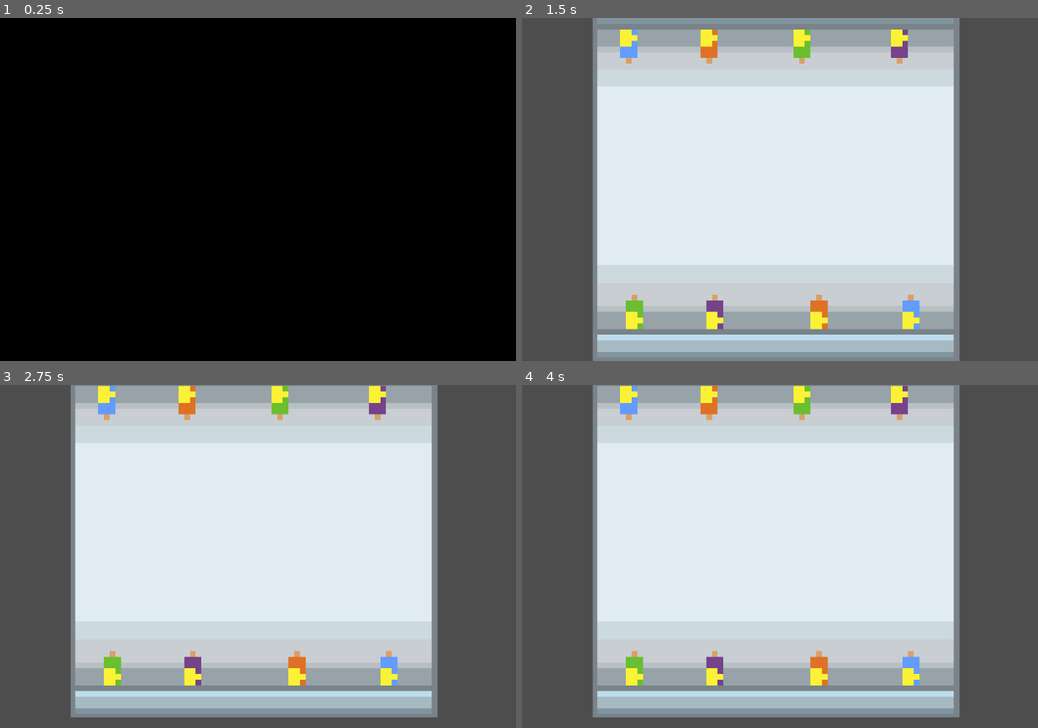
Above: before the commit, frames 1-4 (two rows, left to right).
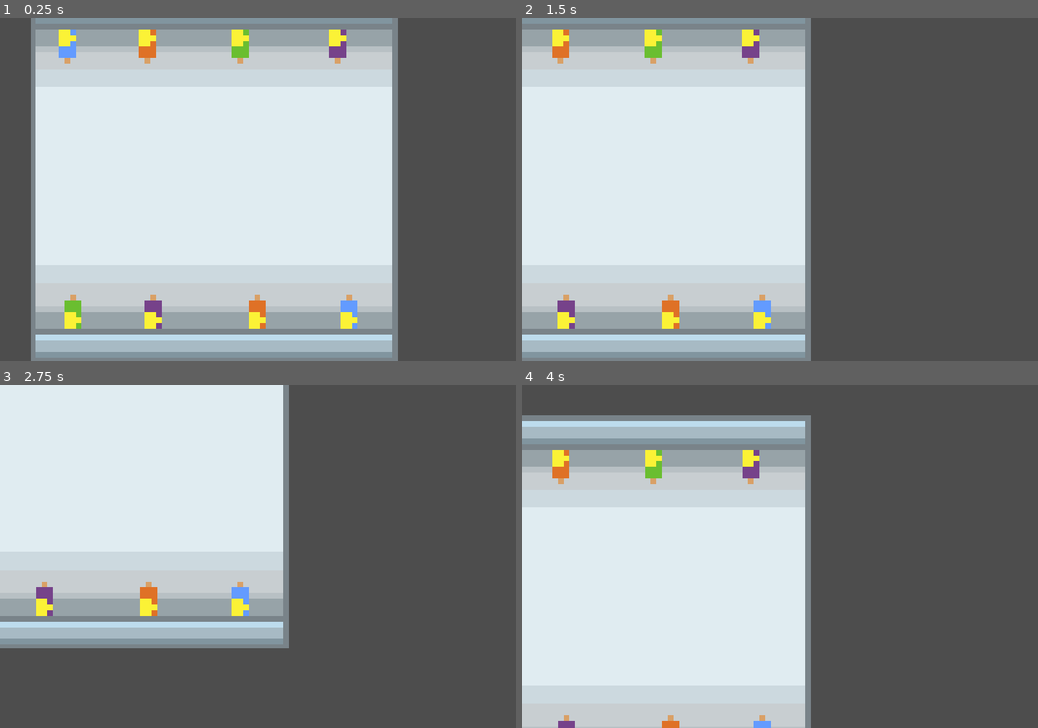
Above: after the commit, the same moments.

Repository: Pi-pol/Tachyon-race
Game: Godot game, scene res://Scenes/1stlevel.tscn
Two runs of this game, one before a commit and one after it. Both use one fixed random seed, a clock stepped at 60 frames per second and the inputs below. Before the commit the project starts from res://Scenes/title.tscn.
Inputs (mouse positions are in pixels of both pictures, inside the frame that each line leads up to):
- Up to frame 1 (0.25 s): no input
- Up to frame 2 (1.5 s): tap Enter at 0.5 s; move the mouse to (893, 172) at 0.52 s; hold Right (ui_right) 0.53-1.25 s; tap K at 0.6 s; click (893, 172) at 0.67 s; click (780, 162) at 1.27 s
- Up to frame 3 (2.75 s): tap Space at 2 s; move the mouse to (154, 573) at 2.02 s; hold Down (ui_down) from 2.03 s (still down); tap K at 2.1 s
- Up to frame 4 (4 s): tap Enter at 2.75 s; move the mouse to (831, 481) at 2.77 s; release Down (ui_down) at 2.78 s; hold Right (ui_right) 2.78-3.53 s; tap K at 2.85, 3.6 s; tap Space at 3.5 s; move the mouse to (754, 625) at 3.52 s; hold Up (ui_up) from 3.53 s (still down); click (754, 625) at 3.67 s

The runs differ from the first frame. In frame 1, 100% of the frame differs, in the area x 0-100%, y 0-100%; in frame 2, 47%; in frame 3, 62%; in frame 4, 64%.

Commit message:
time to kill

Diff:
--- a/Scenes/1stlevel.tscn
+++ b/Scenes/1stlevel.tscn
@@ -3,11 +3,10 @@
 [ext_resource type="Script" path="res://Scenes/1stlevel.gd" id="1_px6b5"]
 [ext_resource type="PackedScene" uid="uid://dtk3e2suufm0m" path="res://Scenes/player.tscn" id="1_y7u1b"]
 [ext_resource type="Texture2D" uid="uid://dpb31771lqv1" path="res://sth.png" id="2_40tig"]
-[ext_resource type="PackedScene" path="res://Scenes/action_emmiter.tscn" id="2_pu3r0"]
+[ext_resource type="PackedScene" uid="uid://bsc27jlyp74gh" path="res://Scenes/action_emmiter.tscn" id="2_pu3r0"]
 [ext_resource type="Texture2D" uid="uid://begckgk320i22" path="res://character.png" id="2_xif6h"]
 [ext_resource type="Script" path="res://Scripts/PushBox.gd" id="3_fsm57"]
 [ext_resource type="AudioStream" uid="uid://c4v3345i5mcrw" path="res://Assets/SFX/button.wav" id="5_pl653"]
-[ext_resource type="PackedScene" path="res://Scenes/button_game.tscn" id="6_4hc3a"]
 [ext_resource type="PackedScene" uid="uid://byvm3u2388a0w" path="res://Scenes/button_game.tscn" id="6_4hc3a"]
 [ext_resource type="PackedScene" uid="uid://deoer7bynwll4" path="res://Scenes/base_tilemap.tscn" id="7_fkt6h"]
 [ext_resource type="PackedScene" uid="uid://bea2qh6ew34b6" path="res://Scenes/doors_tilemap.tscn" id="8_k6orn"]
@@ -199,7 +198,7 @@
 attenuation = 0.0
 
 [node name="Wires" parent="." instance=ExtResource("19_tsrxe")]
-position = Vector2(117, 96)
+position = Vector2(96, 96)
 scale = Vector2(0.6, 0.6)
 
 [connection signal="door_button_pressed" from="ButtonGame" to="TileMap/Furniture" method="_on_button_game_door_button_pressed"]
--- a/Scripts/Player.gd
+++ b/Scripts/Player.gd
@@ -11,9 +11,11 @@
 @onready var animationTree =$AnimationTree
 @onready var anim_state =animationTree.get("parameters/playback")
 func _physics_process(delta):
-	if not alive:
-		animationTree.set("parameters/kys/blend_position", Vector2(0, 0))
-		return
+	if time <= 0:
+		alive = false
+		if not alive:
+			animationTree.set("parameters/kys/blend_position", Vector2(0, 0))
+			return
 	steps.append(position)
 	time -= delta
 	#print(time)
--- a/project.godot
+++ b/project.godot
@@ -11,7 +11,7 @@
 [application]
 
 config/name="Tachyon-race"
-run/main_scene="res://Scenes/title.tscn"
+run/main_scene="res://Scenes/1stlevel.tscn"
 config/features=PackedStringArray("4.2", "Forward Plus")
 config/icon="res://icon.svg"
 
Not shown: 1 places in Scenes/1stlevel.tscn that only renumber resources
